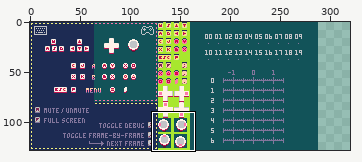
Edited in one commit: pixel-art file (examples/input-tester/public/spritesheet.aseprite). Above, an overview of the earlier version with the close-up marked.
Close-up. Old version:
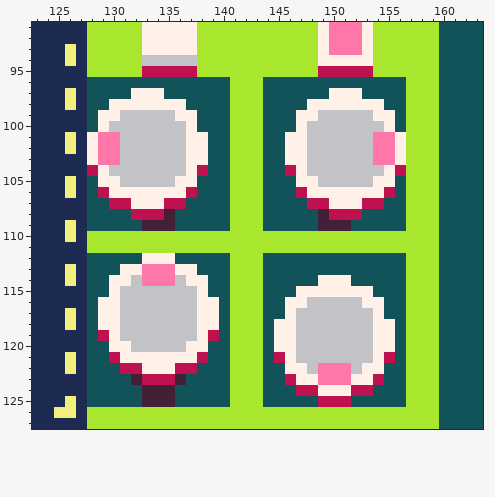
288x128 pixels, 1 frame. Shown: x 123..163, y 91..127. The old version is drawn lined up with the new one, on the new canvas. The commit also changed other parts of the picture, which this record leaves out.
After the commit:
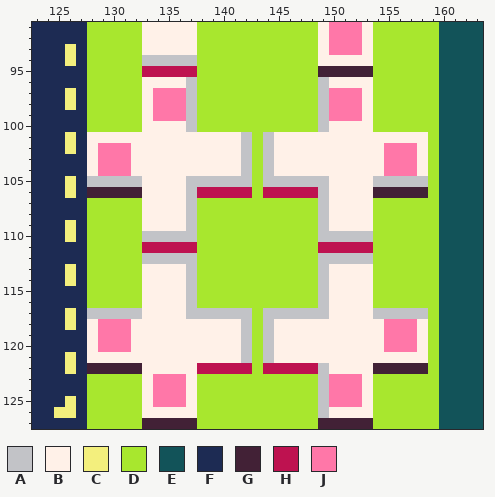
Palette (. is transparent): A #c2c3c7  B #fff1e8  C #f3ef7d  D #a8e72e  E #125359  F #1d2b53  G #422136  H #be1250  J #ff77a8
The edit:
canvas 288x128 -> 320x128
Changed rows in their new state; - is an unchanged pixel.
first column x 128:
 95 ---------------------GGGGG-----
 96 DDDDDBBBBADDD---DDDDDABBBBDDD--
 97 DDDDD-JJJADDD---DDDDDAJJJBDDD--
 98 DDDDD-JJJADDD---DDDDDAJJJ-DDD--
 99 DDDDDBJJJADDD---DDDDD-JJJBDDD--
100 DDDDDBBBBADDD---DDDDD-BBBBDDD--
101 -BBBBBBBB--BBBA-AB--BBBBBBBB-BB
102 ---JBBBBB--BBBA-AB--BBBBBBB-JJB
103 ---JBBBBB--BBBA-AB--BBBBBBB-JJB
104 BJJJBBBBB-BBBBA-ABB-BBBBBBBJJJB
105 AAA--BBB-AAAAAA-AAAAA-BBBBAAAAA
106 GGGGG----AHHHHH-HHH-HA----GGGGG
107 DDDDD--BBADDD---DDDDDA---BDDD--
108 DDDDDBBBBADDD---DDDDDABBBBDDD--
109 DDDDDBBBBADDD---DDDDDABBBBDDD--
110 -----AAAAA-----------AAAAA-----
111 -----HHHHH-----------HHHHH-----
112 DDDDDAAAAADDD---DDDDDAAAAADDD--
113 DDDDDBBB-ADDD---DDDDDABBBBDDD--
114 DDDDDBBBBADDD---DDDDDA--BBDDD--
115 DDDDDBBBB-DDD---DDDDDA----DDD--
116 DDDDDBBBB-DDD---DDDDD-BBB-DDD--
117 AAA--BBBB-AAAAA-AAA---BBBBAAAAA
118 BJJJBBBBBB--BBA-A--BBBBBBB-JJJB
119 BJJJBBBBBB-BBBA-A--BBBBBBB-JJJB
120 BJJJBBBBB--BBBA-A--BBBBBBB-JJJB
121 BBB-------BBBBA-AB-BBBBBBB-BBBB
122 GGGGG---BBHHHHH-HHHHHABBB-GGGGG
123 DDDDDBJJJBDDD---DDDDDA--J-DDD--
124 DDDDDBJJJBDDD---DDDDDAJJJBDDD--
125 DDDDDBJJJBDDD---DDDDDAJJJBDDD--
126 -----BBBBB-----------ABBBB-----
127 -----GGGGG-----------GGGGG-----
Where, in picture pixels (left, top, right, bottom), the same in both close-ups:
changed: (87, 66, 428, 429)
